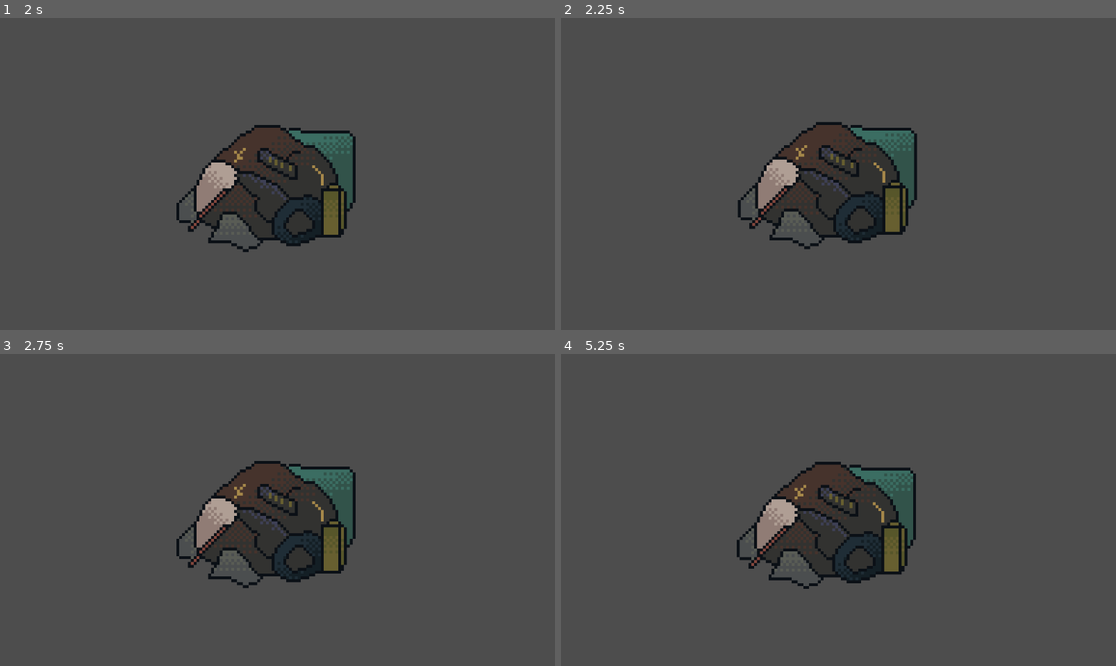
Above: before the commit, frames 1-4 (two rows, left to right).
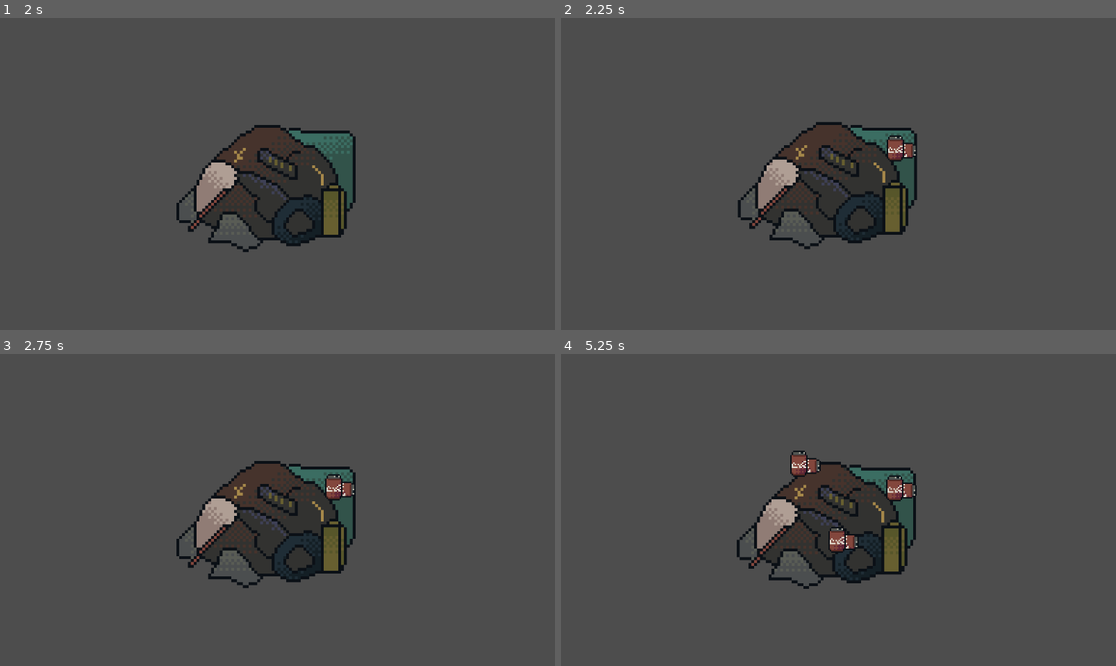
Above: after the commit, the same moments.

Repository: kojko1000/rep
Game: Godot game, scene res://scense/main.tscn
Two runs of this game, one before a commit and one after it. Both use one fixed random seed, a clock stepped at 60 frames per second and the inputs below. Sound files missing from this copy of the repository are replaced by a short silence.
Inputs (mouse positions are in pixels of both pictures, inside the frame that each line leads up to):
- Up to frame 1 (2 s): tap Enter at 0.5 s; move the mouse to (410, 177) at 0.52 s; click (410, 177) at 0.67 s; tap Space at 1.25 s; move the mouse to (183, 149) at 1.27 s; click (183, 149) at 1.42 s
- Up to frame 2 (2.25 s): move the mouse to (827, 192) at 2.02 s; click (827, 192) at 2.17 s
- Up to frame 3 (2.75 s): no input
- Up to frame 4 (5.25 s): tap Enter at 2.75, 4.25 s; move the mouse to (810, 572) at 2.77 s; click (810, 572) at 2.92 s; tap Space at 3.5, 5 s; move the mouse to (1005, 556) at 3.52 s; click (1005, 556) at 3.67 s; move the mouse to (672, 463) at 4.27 s; click (672, 463) at 4.42 s; move the mouse to (866, 510) at 5.02 s; click (866, 510) at 5.17 s

Frame 1 is identical in both runs. In frame 2, 0.3% of the frame differs, in the area x 58-64%, y 37-47%; in frame 3, 0.3%; in frame 4, 1.0%, in the area x 41-65%, y 30-64%.

Commit message:
components

Diff:
--- /dev/null
+++ b/zone-shope/scense/components.tscn
@@ -0,0 +1,10 @@
+[gd_scene load_steps=2 format=3 uid="uid://bhrnx6n61yhxk"]
+
+[ext_resource type="Script" uid="uid://bjcucuyeefwnl" path="res://scripts/components.gd" id="1_7e4cl"]
+
+[node name="Node2D" type="Node2D"]
+scale = Vector2(0.5, 0.5)
+script = ExtResource("1_7e4cl")
+
+[node name="Sprite2D" type="Sprite2D" parent="."]
+texture_filter = 1
--- a/zone-shope/scense/main.tscn
+++ b/zone-shope/scense/main.tscn
@@ -9,7 +9,7 @@
 [ext_resource type="AudioStream" uid="uid://caxri0vbqgp8d" path="res://sounds/sound/f13b9f382959d33.mp3" id="7_8l4s2"]
 [ext_resource type="Script" uid="uid://dvly1ysj52208" path="res://scripts/cameraMain.gd" id="8_tm6jq"]
 [ext_resource type="Texture2D" uid="uid://cvb1n666ta70q" path="res://textures/radio.png" id="9_sm75q"]
-[ext_resource type="Script" uid="uid://gtasq1peduey" path="res://scense/radio.gd" id="10_gjky6"]
+[ext_resource type="Script" uid="uid://gtasq1peduey" path="res://scripts/radio.gd" id="10_gjky6"]
 [ext_resource type="AudioStream" uid="uid://i4u7i2s63as2" path="res://sounds/radio music/Butyrka_-_Vtoryaki_ne_chajj_48655870.mp3" id="11_q2t83"]
 
 [sub_resource type="RectangleShape2D" id="RectangleShape2D_kek77"]
--- /dev/null
+++ b/zone-shope/scripts/components.gd
@@ -0,0 +1,34 @@
+extends Node2D
+
+class_name Trash
+
+@onready var sprite_node = $Sprite2D # Назовем по-человечески
+
+# ОБЫЧНАЯ функция настройки, НЕ статическая!
+func setup(masty: String):
+	var nazva: String
+	var cost: int
+	var tekstura: Texture2D
+
+	match masty:
+		"банка":
+			nazva = "Банка"
+			cost = 5
+			tekstura = preload("res://textures/trash/trash_components/cola.png")
+		"стекло-тара":
+			nazva = "Стекло-тара"
+			cost = 5
+			tekstura = preload("res://textures/trash/trash_components/vodka.png")
+		"проволка":
+			nazva = "Проволка"
+			cost = 5
+			tekstura = preload("res://textures/trash/trash_components/wire.png")
+		_:
+			nazva = "Непонятный мусор"
+			cost = 1
+			tekstura = preload("res://textures/trash/trash_components/cola.png")
+
+	# А вот теперь, когда нас уже создали как сцену, мы можем все настроить!
+	self.name = nazva
+	sprite_node.texture = tekstura
+	print("Создан мусор: %s" % nazva)
--- a/zone-shope/scripts/trash.gd
+++ b/zone-shope/scripts/trash.gd
@@ -3,6 +3,10 @@
 @onready var timer = $ShakeTimer
 @onready var clickParticle = $GPUParticles2D
 @onready var animations = $animations
+
+var TrashChertezh = preload( "res://scense/components.tscn")
+
+
 var curentClick = 0
 var clickToLoot = 4
 var clickCost = 0.3
@@ -19,6 +23,13 @@
 	partkl.emitting = true
 	partkl.finished.connect(partkl.queue_free)
 
+func make_trashComponents(nazva: String):
+	var new_trash = TrashChertezh.instantiate()
+	add_child(new_trash)
+	new_trash.setup("банка")
+	new_trash.position = Vector2(randf_range(-25,25),randf_range(-25,25))
+
+	pass
 
 func click(viewport: Node, event: InputEvent, shape_idx: int) -> void:
 	if event is InputEventMouseButton and event.pressed and event.button_index == MOUSE_BUTTON_LEFT:
@@ -34,6 +45,9 @@
 			spr.frame = 0
 			animations.play("start")
 		pass
+
+		make_trashComponents("1")
+
 	pass # Replace with function body.
 
 func shake_it():
Not shown, added: zone-shope/scripts/components.gd.uid
Renamed: zone-shope/scense/radio.gd -> zone-shope/scripts/radio.gd
Renamed: zone-shope/scense/radio.gd.uid -> zone-shope/scripts/radio.gd.uid
Binary file added: zone-shope/textures/trash/trash_components/cola.png
Not shown, added: zone-shope/textures/trash/trash_components/cola.png.import
Binary file added: zone-shope/textures/trash/trash_components/vodka.png
Not shown, added: zone-shope/textures/trash/trash_components/vodka.png.import
Binary file added: zone-shope/textures/trash/trash_components/wire.png
Not shown, added: zone-shope/textures/trash/trash_components/wire.png.import
